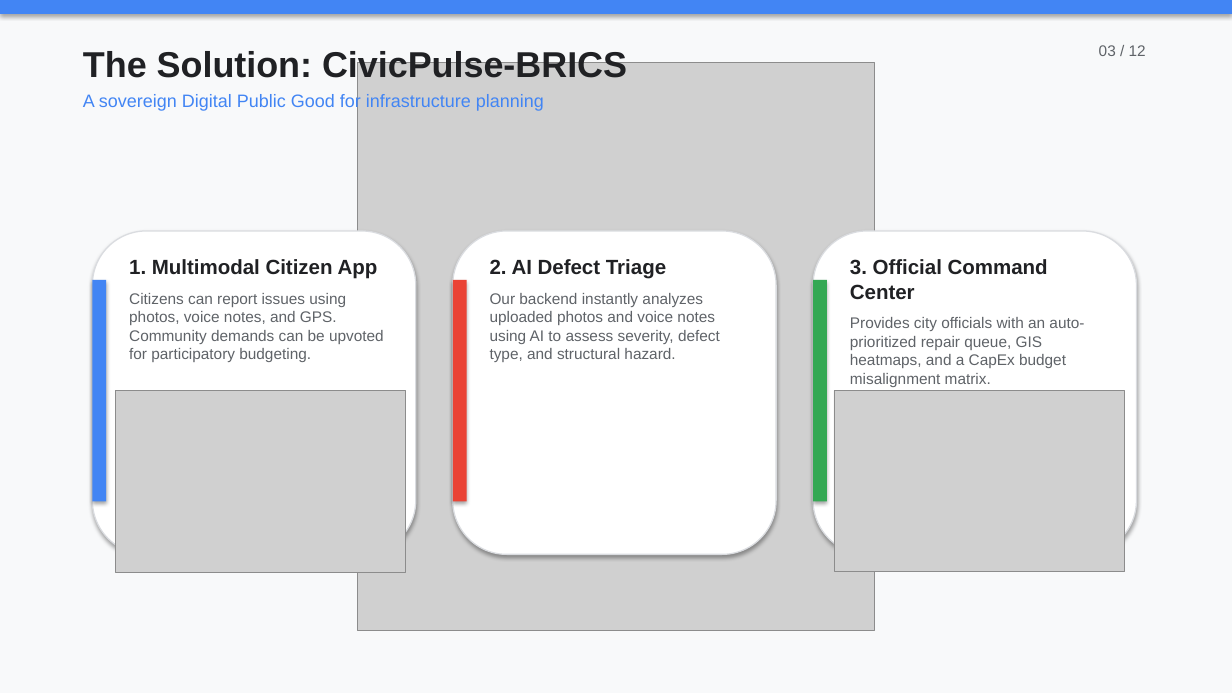
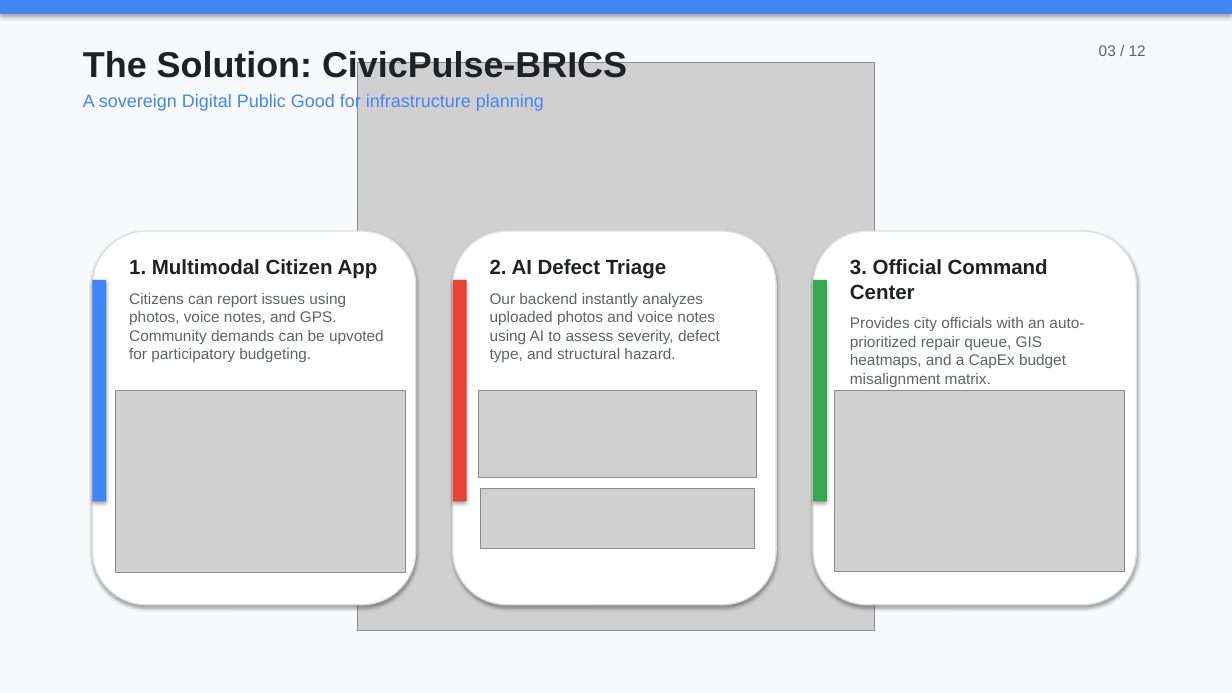
Before and after one commit to ParasSingh29/CivicPulse-BRICS, a slide deck: slide 3 of CivicPulse-BRICS_Pitch_Deck_Light.pptx. Drawn at 1232x693 pixels with LibreOffice and Linux fonts; fonts in the diff are those of the drawing; grey boxes stand for pictures. Boxes give left, top, right and bottom in pixels: in the first picture for what was removed or moved away, otherwise in the second. Text is boxed around its words. In the diff, an @@ line names an element or a change of style, - is before the commit and + after.

```diff
--- a/CivicPulse-BRICS_Pitch_Deck_Light.pptx
+++ b/CivicPulse-BRICS_Pitch_Deck_Light.pptx
@@ rounded rectangle: place and size @@
-rounded rectangle at [92, 231, 416, 555]
+rounded rectangle at [92, 231, 416, 604]
@@ rounded rectangle: place and size @@
-rounded rectangle at [453, 231, 776, 555]
+rounded rectangle at [453, 231, 776, 604]
@@ rounded rectangle: place and size @@
-rounded rectangle at [813, 231, 1137, 555]
+rounded rectangle at [813, 231, 1137, 604]
@@ picture added at [479, 390, 756, 477] @@
@@ picture added at [481, 488, 755, 549] @@
```
Also in this commit, not shown: 5 other slides changed, 5 other files.
